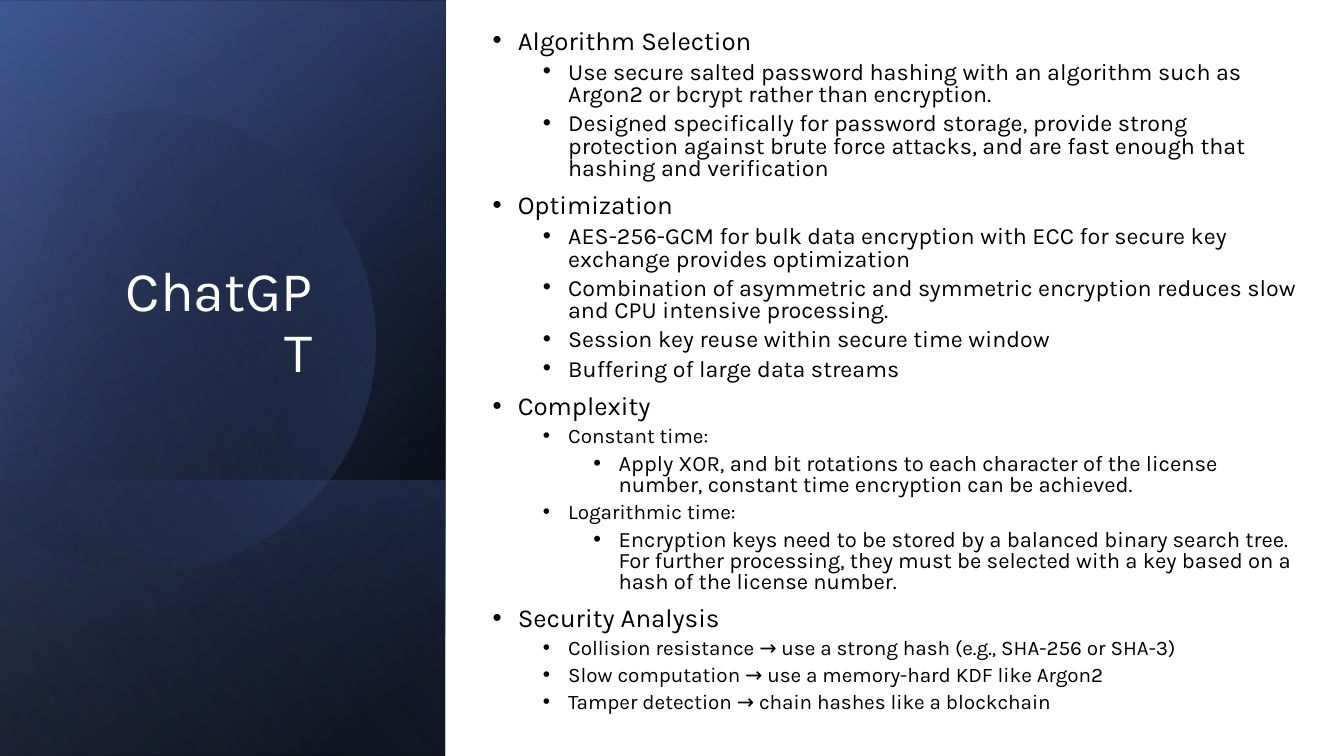
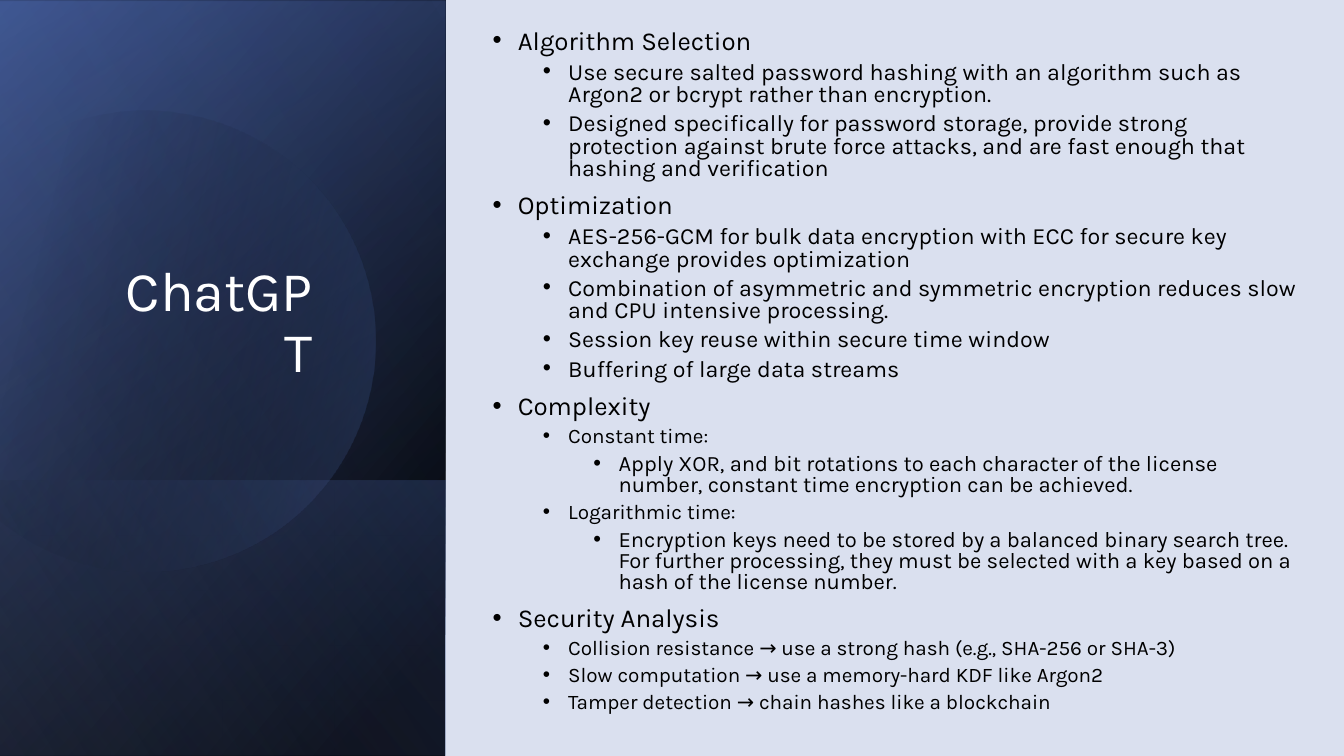
Before and after one commit to M0ck1ngjay178/CMSC-4200-AI, a slide deck: slide 5 of Project/slides/CMSC-4200-Group1-Project.pptx. Drawn at 1344x756 pixels with LibreOffice and Linux fonts; fonts in the diff are those of the drawing. Boxes give left, top, right and bottom in pixels: in the first picture for what was removed or moved away, otherwise in the second. Text is boxed around its words. In the diff, an @@ line names an element or a change of style, - is before the commit and + after.

```diff
--- a/Project/slides/CMSC-4200-Group1-Project.pptx
+++ b/Project/slides/CMSC-4200-Group1-Project.pptx
@@ background #FFFFFF to #DAE0EF @@
@@ rectangle at [0,0,1344,756]: fill #FFFFFF to #DAE0EF @@
```
Also in this commit, not shown: 6 other slides changed, 1 slide removed, 2 other files.
